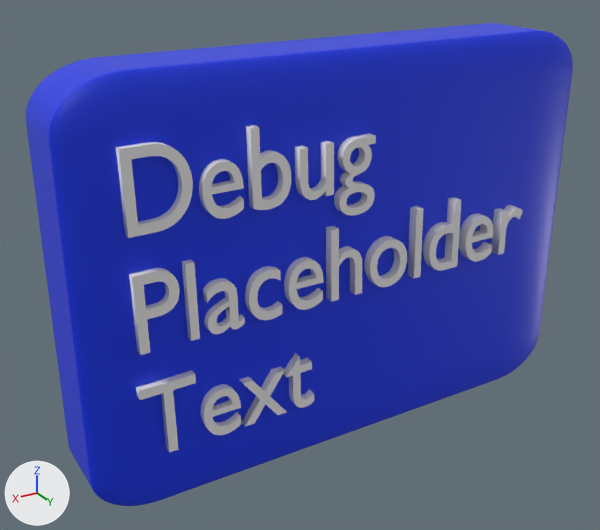
Two versions of the glTF model static/models/Skills.glb, one commit apart.
Both versions are drawn from a 50 mm lens placed at (347.0, 530.0, 272.0), pointed at (54.0, 41.0, 28.0). The axes (+X, +Y, +Z) are drawn at lower left. The lights are the same throughout. Where no turn or scale is listed for an object, it has been applied to the vertices. Vertices at the same position are counted once.

In view in the first picture: 'Cube', 'Text.001'.
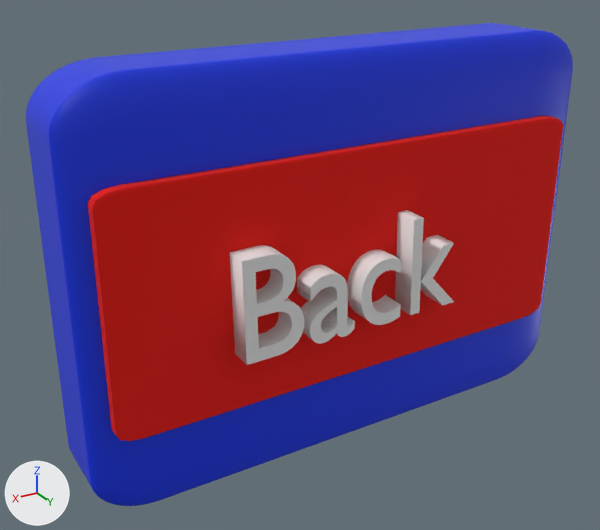
Boxes [x1, y1, x2, y2] around the edits, measured in the pictures (600 x 530 px; the box of a moved part takes in the faces that stretch with it):
'Cube.001', added (red): after [88, 116, 563, 441]
'Text.001', reshaped, moved, rescaled (45% narrower, 53% shorter): before [116, 125, 523, 453]; after [230, 210, 454, 365]
part 1 of me_text_001, moved or reshaped: before [408, 206, 423, 278]; after [395, 210, 424, 315]
part 2 of me_text_001, deleted: before [116, 142, 523, 453]
part 3 of me_text_001, moved or reshaped: before [199, 125, 376, 219]; after [230, 235, 454, 365]

The change in detail:
Material 'Material.003' (mat_material_003) is new.
Its base color is (0.8, 0.00418, 0.0) (red #e70d00).
Its roughness is 0.968.
me_text_001 is used by ob_text_001; location (203.2, 69.4, 92.3); rotation (-1.571, -3.122, -0.0119), in degrees (-90, -179, -0.7); scale (19.0, 21.9, 6.0).
me_text_001 had 3124 vertices, 6216 faces and spanned x 0.1..17.2, y -7.3..2.5, z -2.3..2.3.
me_text_001 now has 776 vertices, 1544 faces and spans x 3.3..10.0, y 0.0..2.5, z -2.3..2.3.
me_text_001 part 1: the loose piece of 8 vertices spanning x 11.6..11.9, y -3.6..-1.2, z -2.3..2.3 is moved by (-3.1, 3.6, 0.0).
me_text_001 part 2: 15 loose pieces with 2094 vertices, spanning x 0.1..17.2, y -7.3..2.5, z -2.3..2.3, are deleted.
me_text_001 part 3: 28 vertices moved within x 3.7..8.8, y 0.0..1.6, z -2.3..2.3; 950 vertices removed from x 2.9..9.6, y -0.8..2.5, z -2.3..2.3; 696 vertices added at x 3.3..10.0, y 0.0..2.5, z -2.3..2.3.
Mesh me_cube_001 is new.
It has 96 vertices, 188 faces and spans x -189.0..189.0, y -8.0..8.0, z -86.0..86.0.
It uses material mat_material_003 (red #e70d00).
Object 'Text.001' (ob_text_001) moves from (203.2, 69.4, 92.3) to (217.7, 83.1, -5.3).
Object 'Text.001' (ob_text_001) is rescaled from (19.0, 21.9, 6.0) to (26.0, 29.9, 8.21).
Object 'Cube.001' (ob_cube_001) is new; it shows me_cube_001.
Its location is (29.3, 78.0, 38.3).
